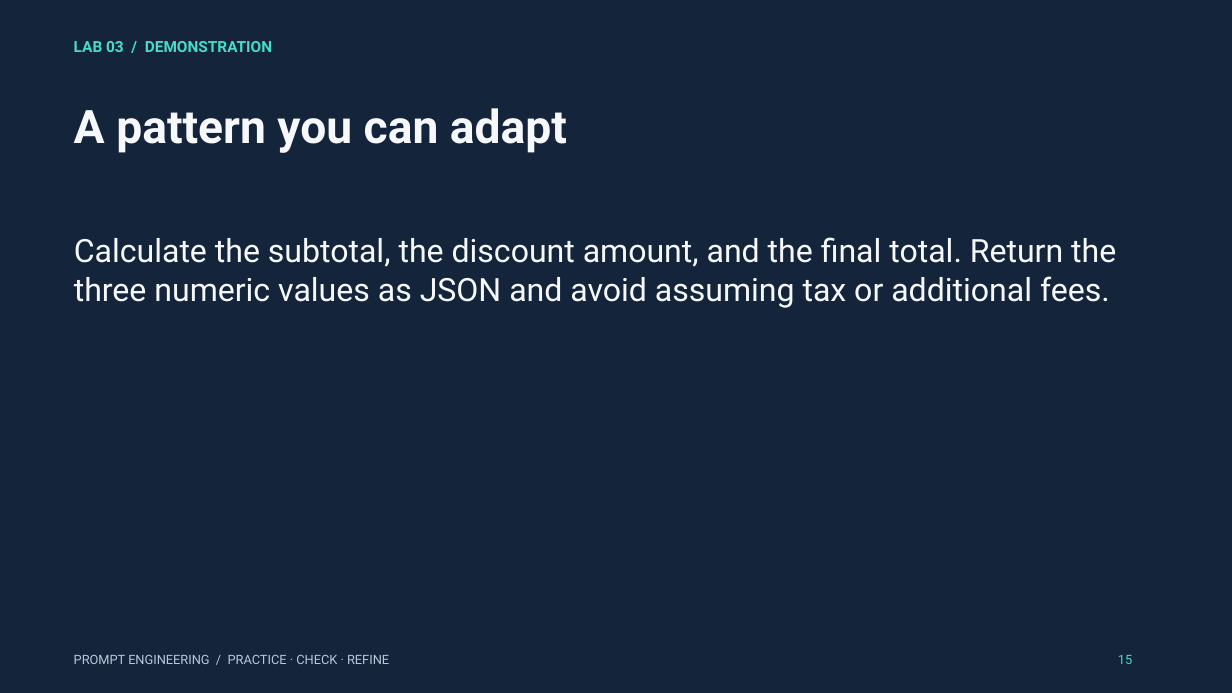
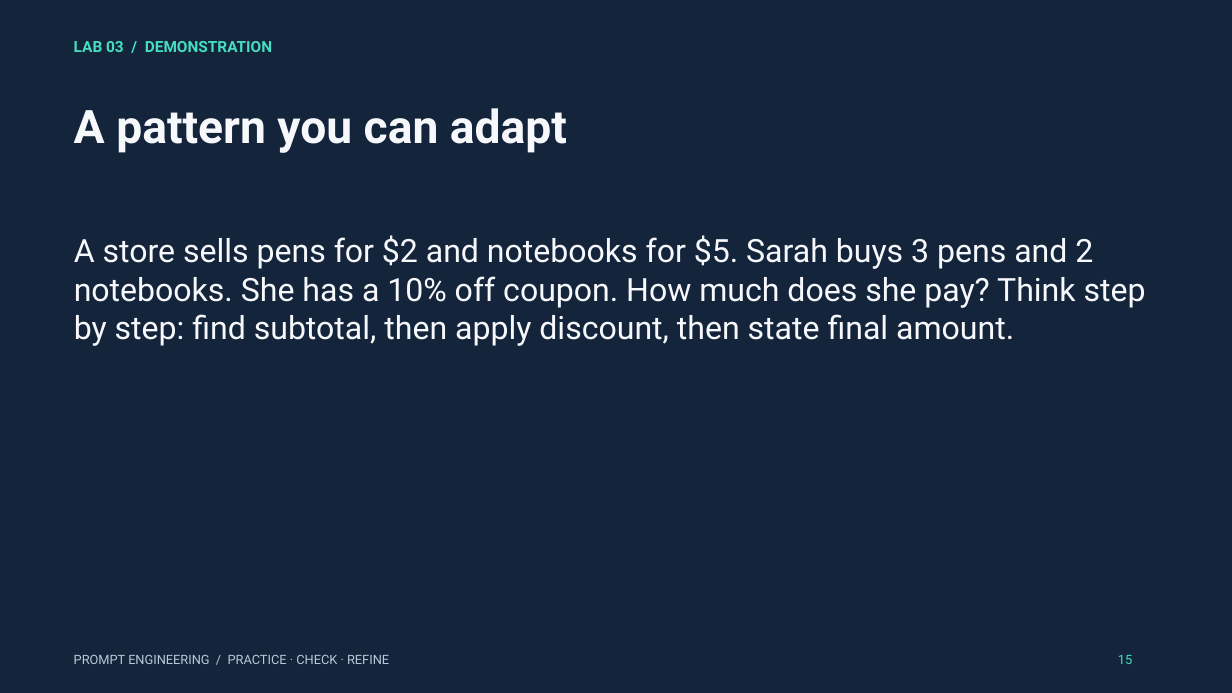
Before and after one commit to mahdimnkh81/prompt-engineering-workshop, a slide deck: slide 15 of materials/prompt_engineering_3_hour_workshop.pptx. Drawn at 1232x693 pixels with LibreOffice and Linux fonts; fonts in the diff are those of the drawing. Boxes give left, top, right and bottom in pixels: in the first picture for what was removed or moved away, otherwise in the second. Text is boxed around its words. In the diff, an @@ line names an element or a change of style, - is before the commit and + after.

```diff
--- a/materials/prompt_engineering_3_hour_workshop.pptx
+++ b/materials/prompt_engineering_3_hour_workshop.pptx
@@ text at (x1=74, y1=235, x2=1146, y2=346): text changed @@
-Calculate the subtotal, the discount amount, and the final total. Return the three numeric values as JSON and avoid assuming tax or additional fees.
+A store sells pens for $2 and notebooks for $5. Sarah buys 3 pens and 2 notebooks. She has a 10% off coupon. How much does she pay? Think step by step: find subtotal, then apply discount, then state final amount.
```
Also in this commit, not shown: 19 other slides changed, 14 other files.
